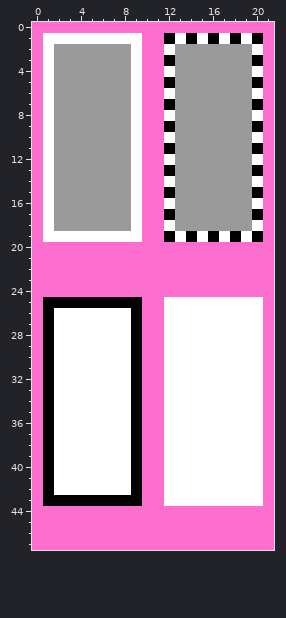
Pixel-art sprite -- images/Block_12.png. The first picture shows the starting point.
The file is 22x48 pixels.
The same view after the edit:
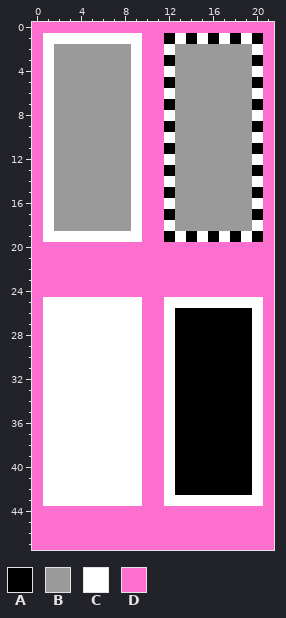
Palette (. is transparent): A #000000  B #9a9a9a  C #ffffff  D #fc6fcf
Changes in this commit:
{"y":25,"x":1,"old":"AAAAAAAAA","new":"CCCCCCCCC"}
{"y":26,"x":1,"old":"A","new":"C"}
{"y":26,"x":9,"old":"A","new":"C"}
{"y":26,"x":13,"old":"CCCCCCC","new":"AAAAAAA"}
{"y":27,"x":1,"old":"A","new":"C"}
{"y":27,"x":9,"old":"A","new":"C"}
{"y":27,"x":13,"old":"CCCCCCC","new":"AAAAAAA"}
{"y":28,"x":1,"old":"A","new":"C"}
{"y":28,"x":9,"old":"A","new":"C"}
{"y":28,"x":13,"old":"CCCCCCC","new":"AAAAAAA"}
{"y":29,"x":1,"old":"A","new":"C"}
{"y":29,"x":9,"old":"A","new":"C"}
{"y":29,"x":13,"old":"CCCCCCC","new":"AAAAAAA"}
{"y":30,"x":1,"old":"A","new":"C"}
{"y":30,"x":9,"old":"A","new":"C"}
{"y":30,"x":13,"old":"CCCCCCC","new":"AAAAAAA"}
{"y":31,"x":1,"old":"A","new":"C"}
{"y":31,"x":9,"old":"A","new":"C"}
{"y":31,"x":13,"old":"CCCCCCC","new":"AAAAAAA"}
{"y":32,"x":1,"old":"A","new":"C"}
{"y":32,"x":9,"old":"A","new":"C"}
{"y":32,"x":13,"old":"CCCCCCC","new":"AAAAAAA"}
{"y":33,"x":1,"old":"A","new":"C"}
{"y":33,"x":9,"old":"A","new":"C"}
{"y":33,"x":13,"old":"CCCCCCC","new":"AAAAAAA"}
{"y":34,"x":1,"old":"A","new":"C"}
{"y":34,"x":9,"old":"A","new":"C"}
{"y":34,"x":13,"old":"CCCCCCC","new":"AAAAAAA"}
{"y":35,"x":1,"old":"A","new":"C"}
{"y":35,"x":9,"old":"A","new":"C"}
{"y":35,"x":13,"old":"CCCCCCC","new":"AAAAAAA"}
{"y":36,"x":1,"old":"A","new":"C"}
{"y":36,"x":9,"old":"A","new":"C"}
{"y":36,"x":13,"old":"CCCCCCC","new":"AAAAAAA"}
{"y":37,"x":1,"old":"A","new":"C"}
{"y":37,"x":9,"old":"A","new":"C"}
{"y":37,"x":13,"old":"CCCCCCC","new":"AAAAAAA"}
{"y":38,"x":1,"old":"A","new":"C"}
{"y":38,"x":9,"old":"A","new":"C"}
{"y":38,"x":13,"old":"CCCCCCC","new":"AAAAAAA"}
{"y":39,"x":1,"old":"A","new":"C"}
{"y":39,"x":9,"old":"A","new":"C"}
{"y":39,"x":13,"old":"CCCCCCC","new":"AAAAAAA"}
{"y":40,"x":1,"old":"A","new":"C"}
{"y":40,"x":9,"old":"A","new":"C"}
{"y":40,"x":13,"old":"CCCCCCC","new":"AAAAAAA"}
{"y":41,"x":1,"old":"A","new":"C"}
{"y":41,"x":9,"old":"A","new":"C"}
{"y":41,"x":13,"old":"CCCCCCC","new":"AAAAAAA"}
{"y":42,"x":1,"old":"A","new":"C"}
{"y":42,"x":9,"old":"A","new":"C"}
{"y":42,"x":13,"old":"CCCCCCC","new":"AAAAAAA"}
{"y":43,"x":1,"old":"AAAAAAAAA","new":"CCCCCCCCC"}
{"label":"changed","picture_box":[43,297,252,506]}
